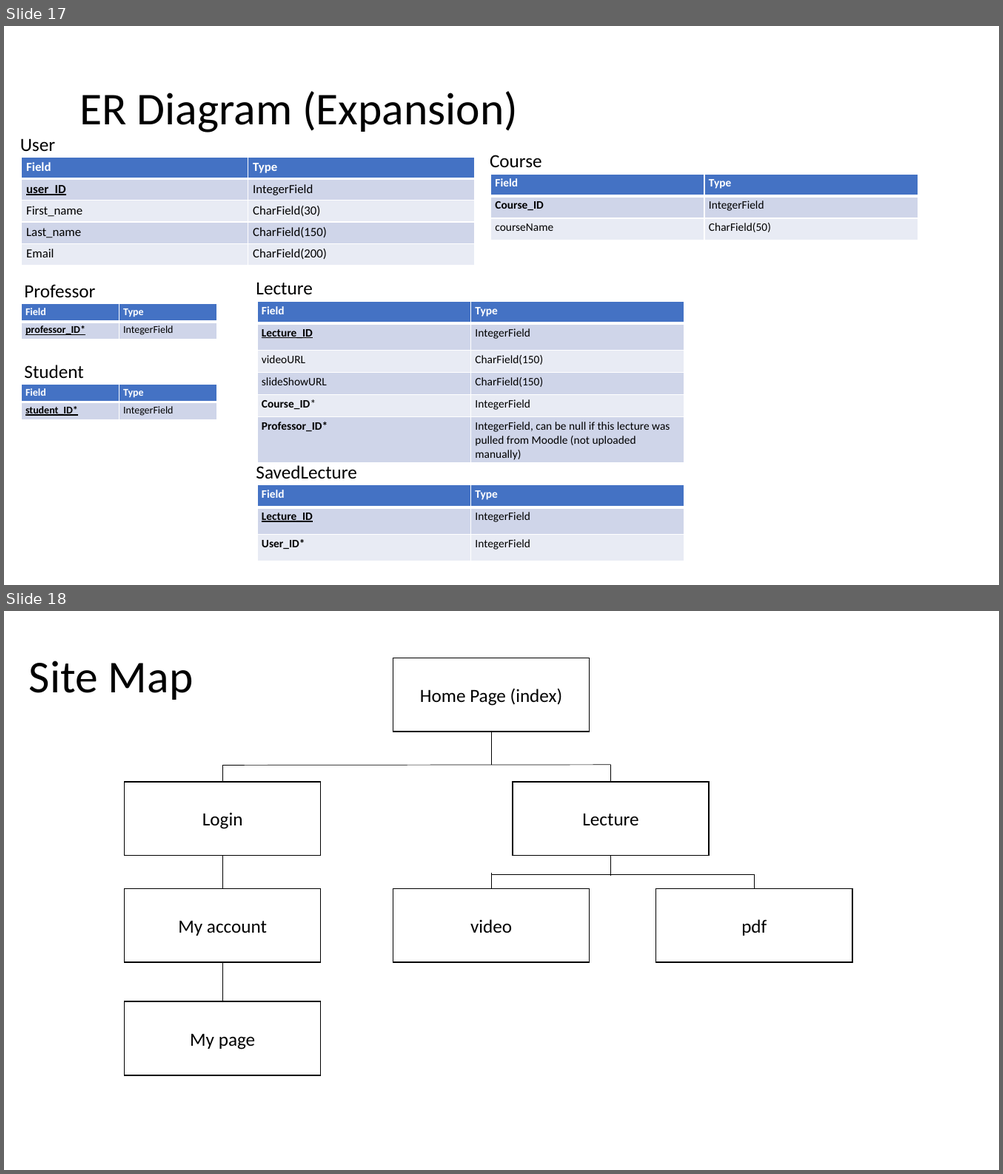
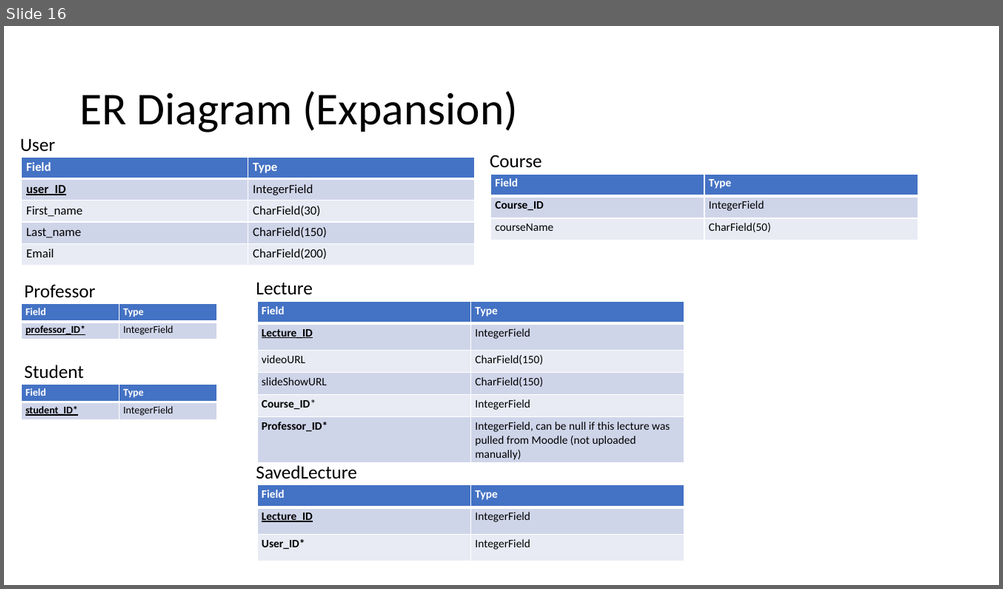
Before and after one commit to Ishitanarsiker/WAD2_GroupProject, a slide deck: DesignSpecification.pptx. Shown one above the other, each under a label of ours: slides 17 and 18 before the commit, slide 16 after it. The pictures are 1003x1174 and 1003x589 pixels, drawn with LibreOffice and Linux fonts; fonts in the diff are those of the drawing. Boxes give left, top, right and bottom in pixels: in the first picture for what was removed or moved away, otherwise in the second. Text is boxed around its words. In the diff, an @@ line names an element or a change of style, - is before the commit and + after.

```diff
--- a/DesignSpecification.pptx
+++ b/DesignSpecification.pptx
@@ slide 18 removed at box(4, 611, 999, 1170), background #FFFFFF @@
@@ title removed at box(29, 661, 193, 700) @@
-Site Map
@@ rectangle removed at box(392, 658, 589, 732) @@
-Home Page (index)
@@ line removed from (491, 732) to (491, 765) @@
@@ line removed from (222, 766) to (222, 782) @@
@@ line removed from (611, 765) to (222, 766) @@
@@ line removed from (611, 782) to (611, 765) @@
@@ rectangle removed at box(124, 782, 320, 856) @@
-Login
@@ rectangle removed at box(513, 782, 709, 856) @@
-Lecture
@@ line removed from (222, 856) to (222, 889) @@
@@ line removed from (491, 889) to (491, 873) @@
@@ line removed from (491, 874) to (754, 874) @@
@@ line removed from (611, 856) to (611, 876) @@
@@ line removed from (754, 874) to (754, 889) @@
@@ rectangle removed at box(124, 889, 320, 963) @@
-My account
@@ rectangle removed at box(392, 889, 589, 963) @@
-video
@@ rectangle removed at box(656, 889, 852, 963) @@
-pdf
@@ line removed from (222, 963) to (222, 1002) @@
@@ rectangle removed at box(124, 1002, 320, 1076) @@
-My page
@@ what was slide 17 is now slide 16 @@
```
Also in this commit, not shown: 2 slides added, 2 other slides removed.
